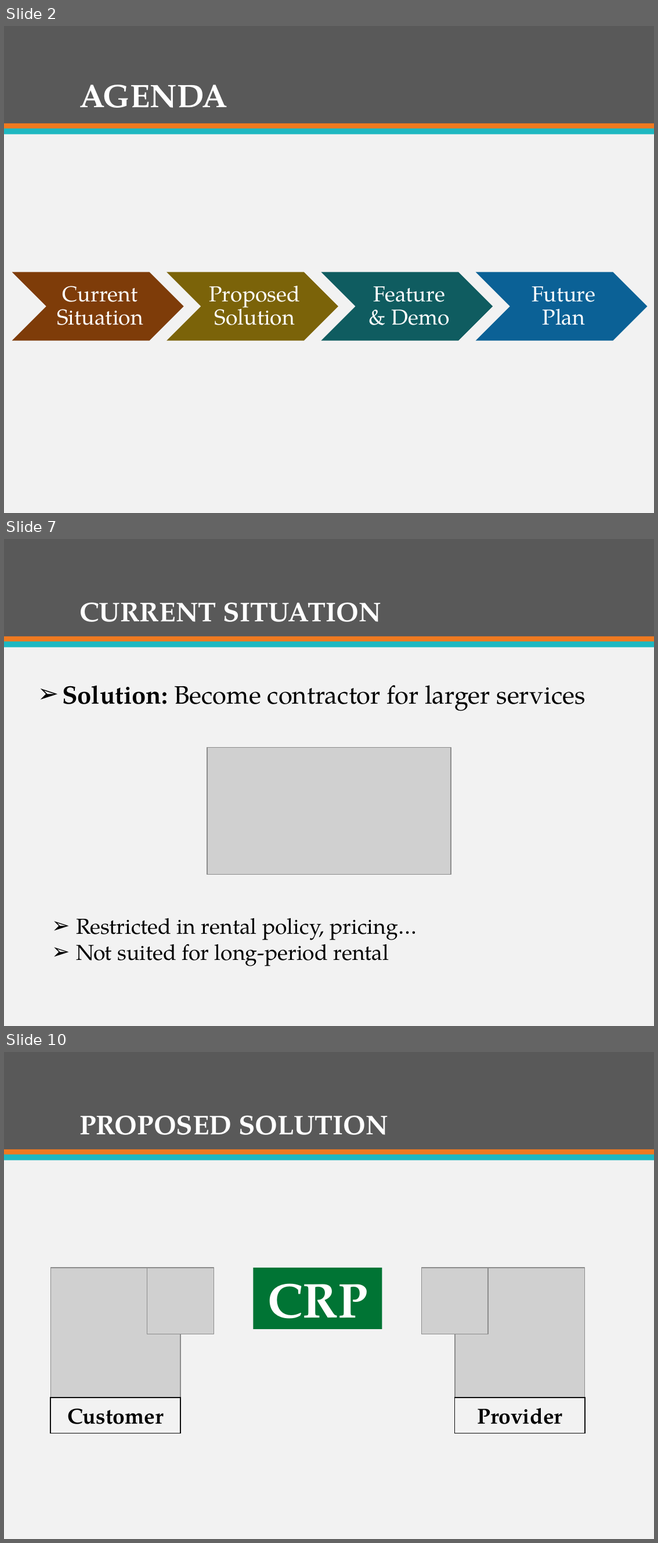
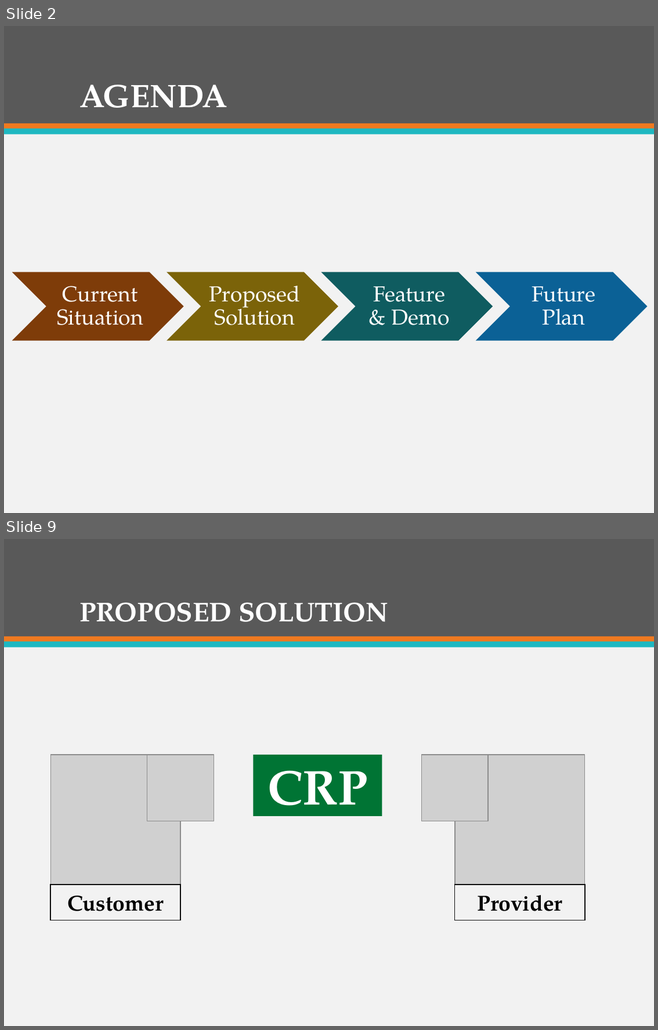
Before and after one commit to firzgard/CarRentalPortal, a slide deck: slide/CAR RENTAL PORTAL-Official.pptx. Shown one above the other, each under a label of ours: slides 2, 7 and 10 before the commit, slides 2 and 9 after it; the slides between them are not shown. The pictures are 658x1543 and 658x1030 pixels, drawn with LibreOffice and Linux fonts; fonts in the diff are those of the drawing; grey boxes stand for pictures. Boxes give left, top, right and bottom in pixels: in the first picture for what was removed or moved away, otherwise in the second. Text is boxed around its words. In the diff, an @@ line names an element or a change of style, - is before the commit and + after.

```diff
--- a/slide/CAR RENTAL PORTAL-Official.pptx
+++ b/slide/CAR RENTAL PORTAL-Official.pptx
@@ slide 7 removed at (x1=4, y1=539, x2=654, y2=1026), background #F2F2F2; not listed: 3 template elements that a slide beside it also shows @@
@@ title removed at (x1=79, y1=602, x2=381, y2=622) @@
-CURRENT SITUATION
@@ text removed at (x1=62, y1=685, x2=585, y2=711) @@
-➢ Solution: Become contractor for larger services
@@ picture removed at (x1=206, y1=748, x2=450, y2=874) @@
@@ text removed at (x1=76, y1=918, x2=417, y2=966) @@
-➢ Restricted in rental policy, pricing…
-➢ Not suited for long-period rental
@@ what was slide 10 is now slide 9 @@
```
Also in this commit, not shown: 10 slides changed, 5 slides added, 5 other slides removed.
